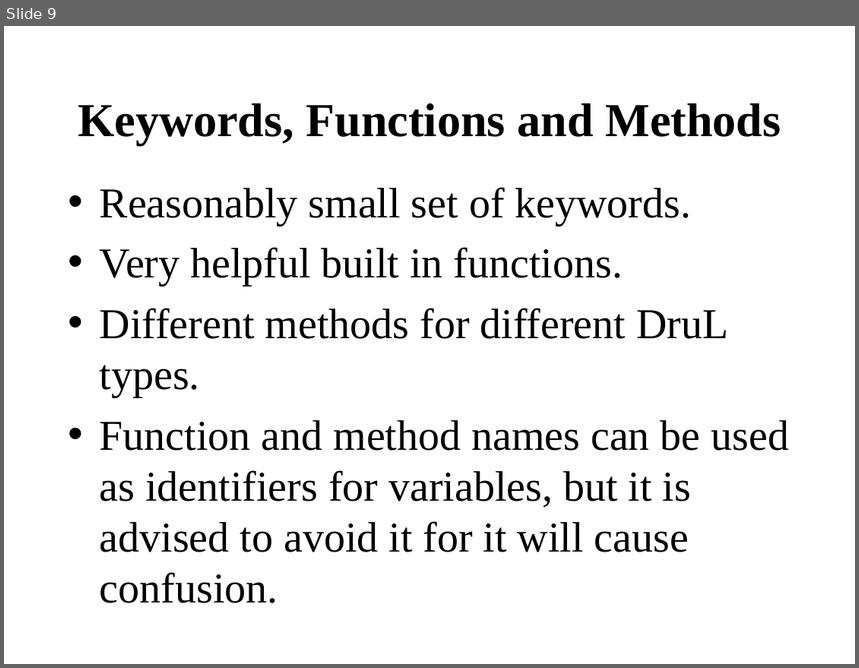
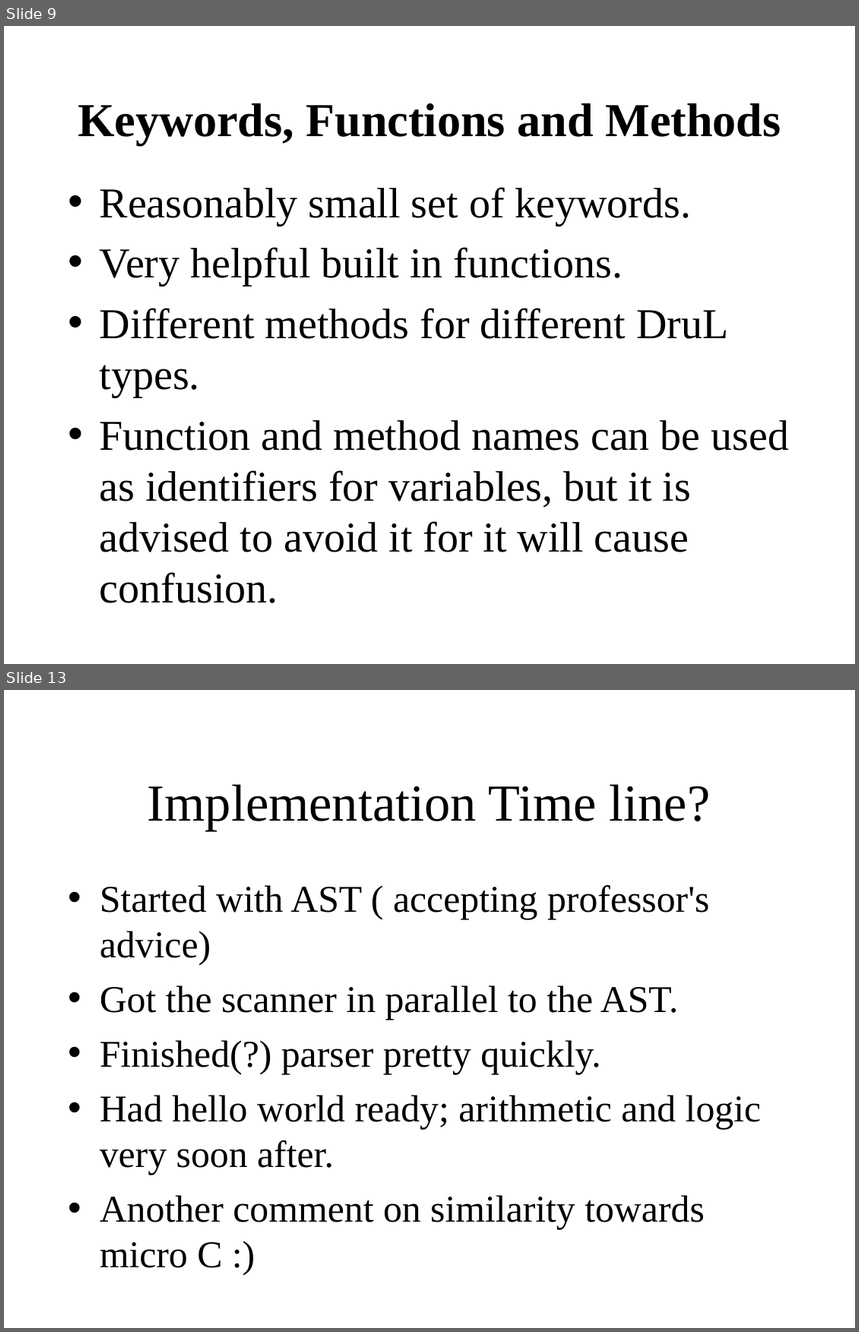
Before and after one commit to waseemilahi/drul, a slide deck: Presentation/Part3.ppt. Shown one above the other, each under a label of ours: slide 9 before the commit, slides 9 and 13 after it; the slides between them are not shown. The pictures are 859x668 and 859x1332 pixels, drawn with LibreOffice and Linux fonts; fonts in the diff are those of the drawing. Boxes give left, top, right and bottom in pixels: in the first picture for what was removed or moved away, otherwise in the second. Text is boxed around its words. In the diff, an @@ line names an element or a change of style, - is before the commit and + after.

```diff
--- a/Presentation/Part3.ppt
+++ b/Presentation/Part3.ppt
@@ slide 13 added at box(4, 690, 855, 1328), background #FFFFFF @@
@@ title added at box(148, 784, 711, 831), 44 pt, text #000000 @@
+Implementation Time line?
@@ text added at box(100, 885, 761, 1268), 32 pt, text #000000 @@
+• Started with AST ( accepting professor's advice)
+• Got the scanner in parallel to the AST.
+• Finished(?) parser pretty quickly.
+• Had hello world ready; arithmetic and logic very soon after.
+• Another comment on similarity towards micro C :)
```
Also in this commit, not shown: 2 slides changed, 4 other slides added.
